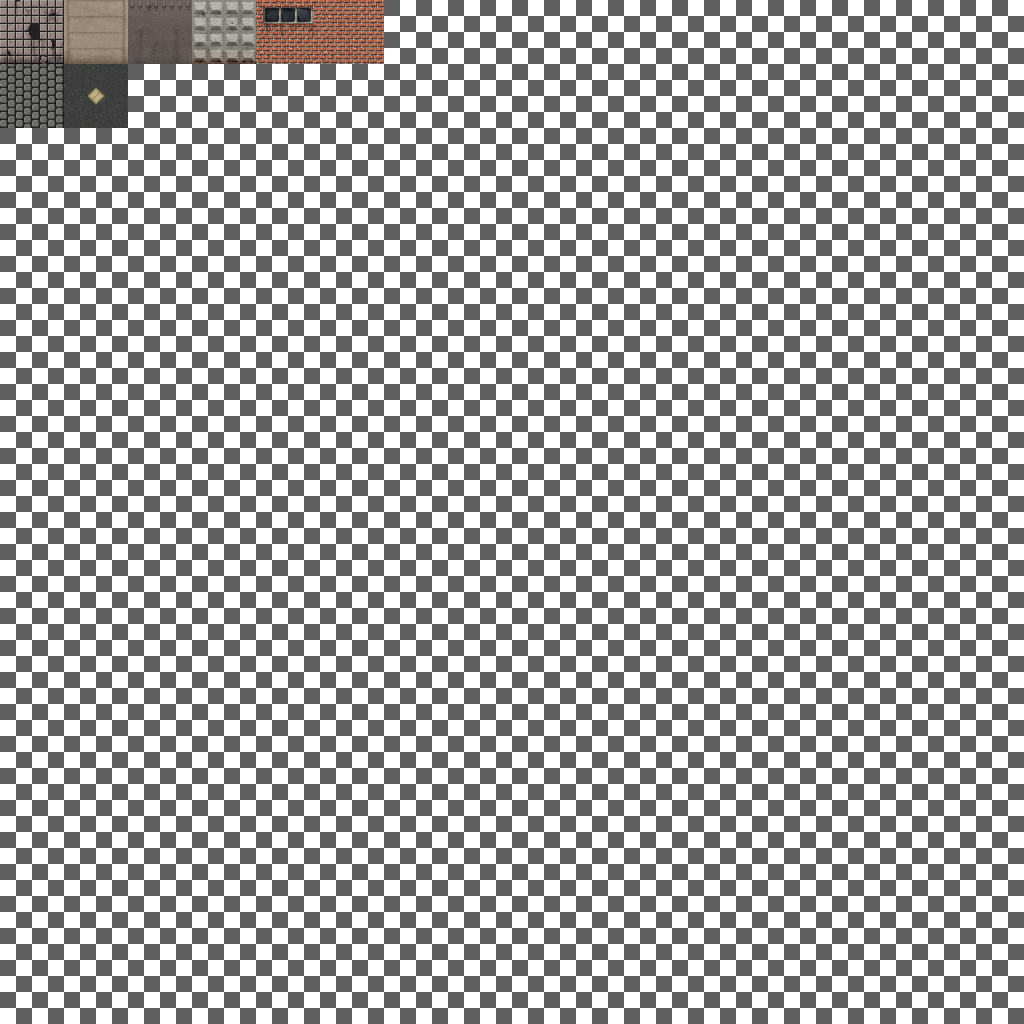
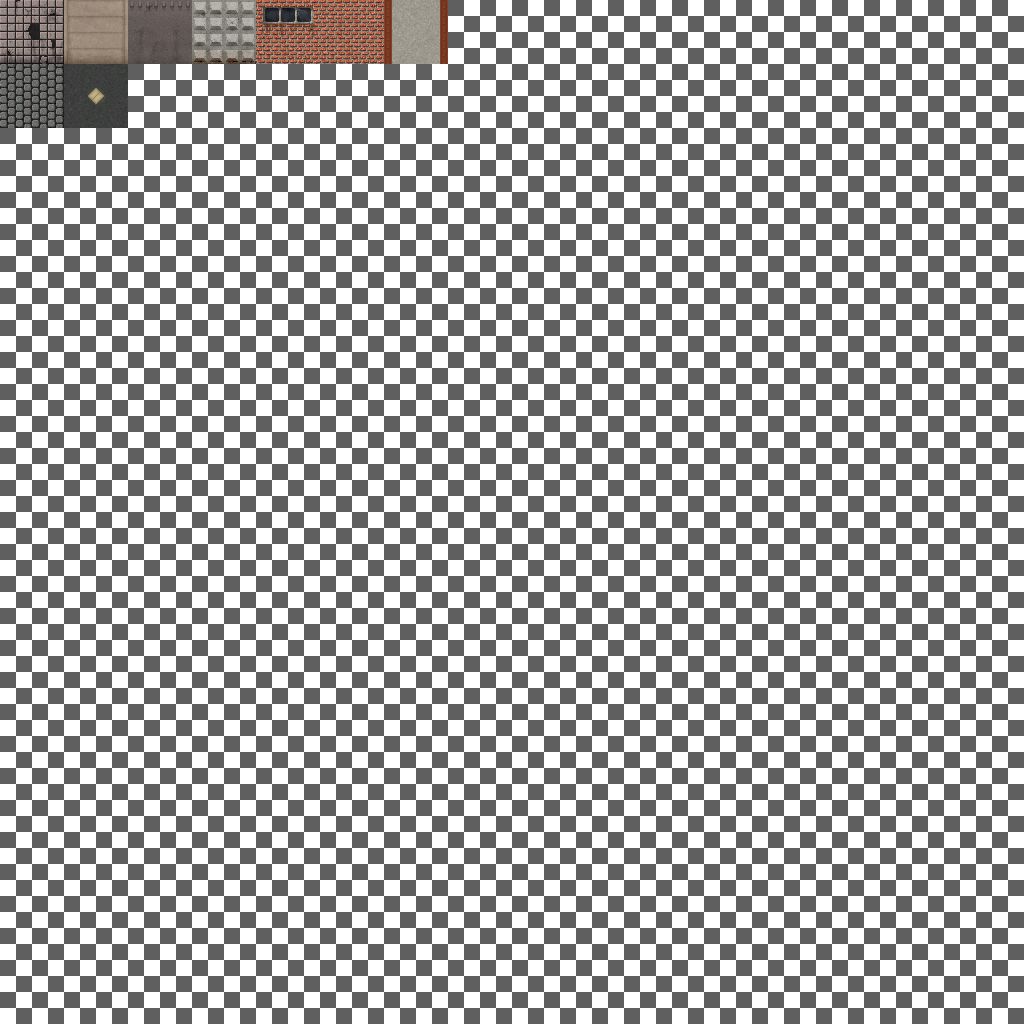
Comparing the layer stacks of the two 1024px x 1024px images. Changes:
added layer "suppw64" above "ceillite64" over [384, 0, 448, 64]
